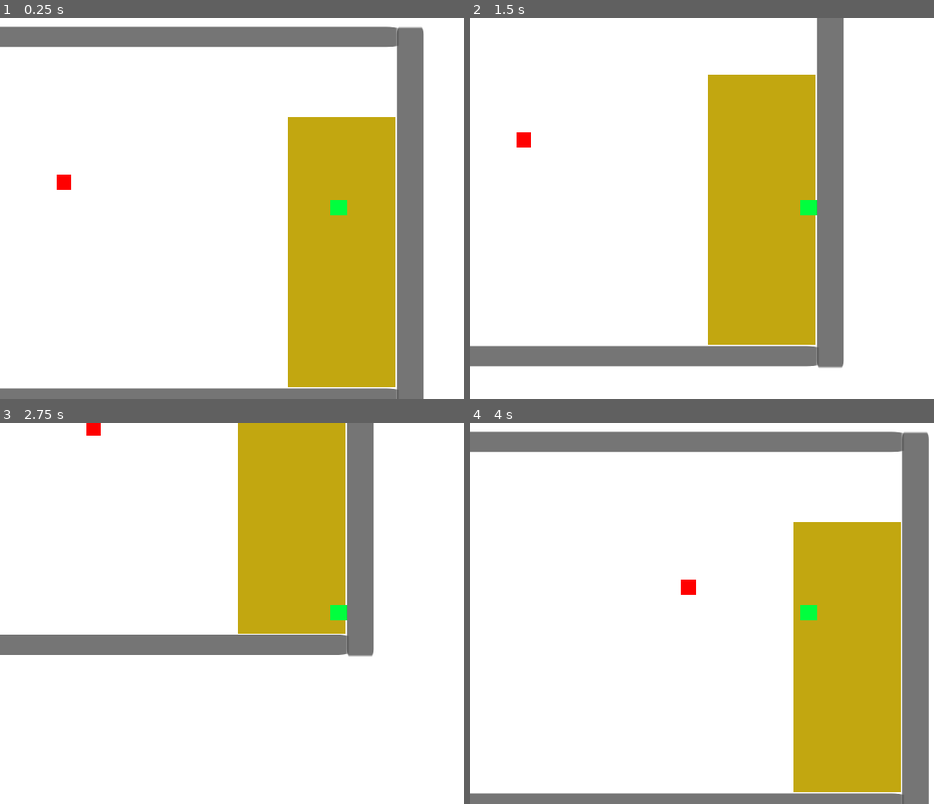
Above: before the commit, frames 1-4 (two rows, left to right).
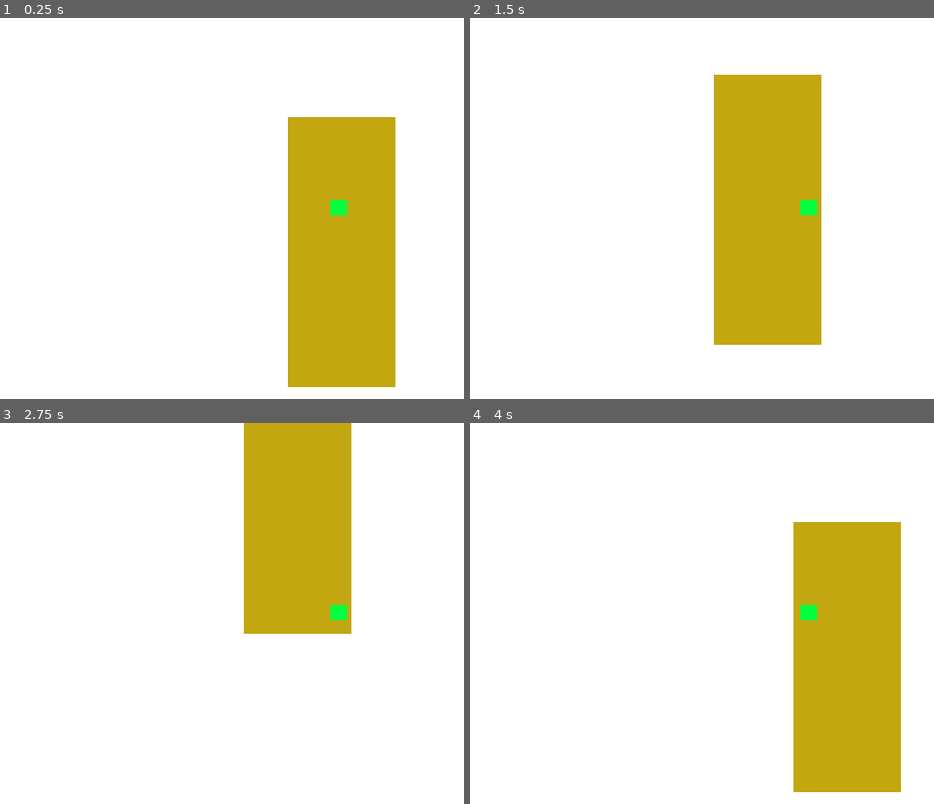
Above: after the commit, the same moments.

Repository: SysForgeStudio/rotten-redemption
Game: Godot game, scene res://World/world.tscn
The game is run twice, just before and just after one commit, with the same random seed, the same clock (stepped at 60 frames per second) and the same inputs. The project has no main scene, so this scene is started directly.
Inputs:
- Up to frame 1 (0.25 s): no input
- Up to frame 2 (1.5 s): hold D (move_right) 0.53-1.28 s; hold S (move_down) from 1.28 s (still down)
- Up to frame 3 (2.75 s): release S (move_down) at 2.03 s; hold D (move_right) from 2.03 s (still down)
- Up to frame 4 (4 s): tap Enter at 2.75 s; release D (move_right) at 2.78 s; hold W (move_up) 2.78-3.53 s; hold A (move_left) from 3.53 s (still down)

The runs differ from the first frame. In frame 1, 13% of the frame differs, in the area x 0-92%, y 2-100%; in frame 2, 11%; in frame 3, 8.6%; in frame 4, 14%, in the area x 0-99%, y 2-100%.

Commit message:
update base health dep

Diff:
--- a/World/base.gd
+++ b/World/base.gd
@@ -1,11 +1,16 @@
 extends StaticBody2D
 
-const DAMAGE = 1
+var damage = 50
 var base_health = 100.0
+
+signal base_health_depleted
 
 func _physics_process(delta):
 	var overlapping_mobs = get_node("HurtBox").get_overlapping_bodies()
 
 	if overlapping_mobs.size() > 0:
-		base_health -= DAMAGE * overlapping_mobs.size() * delta
-		print("Base: ", base_health)
+		base_health -= damage * overlapping_mobs.size() * delta
+	if base_health <= 0:
+		damage = 0
+		get_node("CollisionShape2D").disabled = true
+		get_node("HurtBox/CollisionShape2D").disabled = true
--- a/World/world.gd
+++ b/World/world.gd
@@ -6,6 +6,5 @@
 	new_mob.global_position = get_node("Path2D/PathFollow2D").global_position
 	add_child(new_mob)
 
-
 func _on_world_timer_timeout():
 	spawn_mob()
--- a/World/world.tscn
+++ b/World/world.tscn
@@ -1,11 +1,10 @@
-[gd_scene load_steps=8 format=3 uid="uid://dnjbowjc3sx32"]
+[gd_scene load_steps=7 format=3 uid="uid://dnjbowjc3sx32"]
 
 [ext_resource type="Script" path="res://World/world.gd" id="1_3q8xy"]
 [ext_resource type="PackedScene" uid="uid://ctr7fqw36hi21" path="res://World/background.tscn" id="1_u8ywu"]
 [ext_resource type="PackedScene" uid="uid://dgpsr34ysnpew" path="res://World/base.tscn" id="2_0s4u6"]
 [ext_resource type="PackedScene" uid="uid://qui5exiishrc" path="res://Player/player.tscn" id="2_7rait"]
 [ext_resource type="PackedScene" uid="uid://c4kjxcwaitwcu" path="res://World/wall.tscn" id="3_gev3e"]
-[ext_resource type="PackedScene" uid="uid://c2csgaxwfrns0" path="res://Mobs/mob.tscn" id="4_ib8n4"]
 
 [sub_resource type="Curve2D" id="Curve2D_tqtxj"]
 _data = {
@@ -26,31 +25,25 @@
 [node name="Player" parent="." instance=ExtResource("2_7rait")]
 position = Vector2(1683, 519)
 
-[node name="Wall" parent="." instance=ExtResource("3_gev3e")]
-position = Vector2(0, -1)
-scale = Vector2(2.16019, 6.48662)
-
-[node name="Wall2" parent="." instance=ExtResource("3_gev3e")]
-position = Vector2(1850, 3)
-scale = Vector2(2.16019, 6.48662)
-
-[node name="Wall3" parent="." instance=ExtResource("3_gev3e")]
-position = Vector2(1852, 1)
-rotation = 1.5708
-scale = Vector2(1.63872, 10.6741)
-
-[node name="Wall4" parent="." instance=ExtResource("3_gev3e")]
-position = Vector2(1852, 1026)
-rotation = 1.5708
-scale = Vector2(1.63872, 10.6741)
-
 [node name="Base Wall Invisible" parent="." instance=ExtResource("3_gev3e")]
 visible = false
 position = Vector2(1546, 255)
 scale = Vector2(0.44, 4.6)
 
-[node name="Mob" parent="." instance=ExtResource("4_ib8n4")]
-position = Vector2(863, 421)
+[node name="Base Wall Invisible4" parent="." instance=ExtResource("3_gev3e")]
+visible = false
+position = Vector2(1834, 259)
+scale = Vector2(0.44, 4.6)
+
+[node name="Base Wall Invisible2" parent="." instance=ExtResource("3_gev3e")]
+visible = false
+position = Vector2(1546, 255)
+scale = Vector2(8.84, 0.0799999)
+
+[node name="Base Wall Invisible3" parent="." instance=ExtResource("3_gev3e")]
+visible = false
+position = Vector2(1540, 1014)
+scale = Vector2(8.84, 0.0799999)
 
 [node name="Path2D" type="Path2D" parent="."]
 position = Vector2(83, 3)
